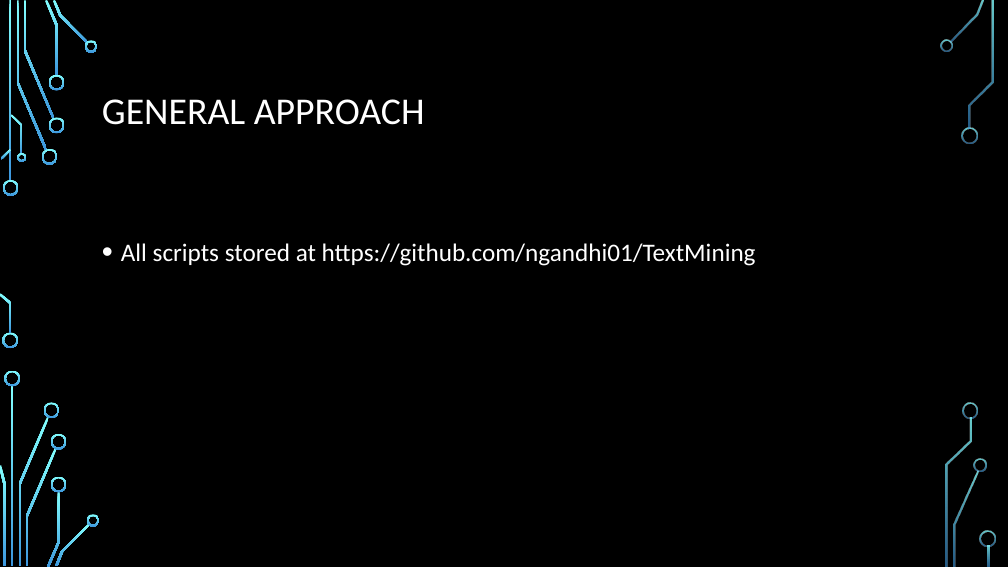
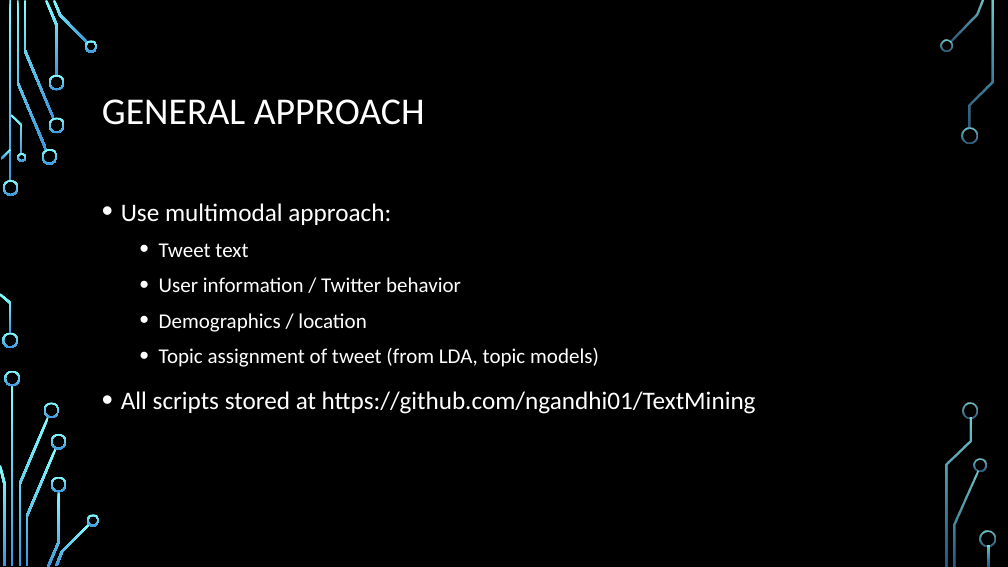
Before and after one commit to ngandhi01/TextMining, a slide deck: slide 4 of media/research_updates_2020-12-02.pptx. Drawn at 1008x567 pixels with LibreOffice and Linux fonts; fonts in the diff are those of the drawing; background and template pictures are left out. Boxes give left, top, right and bottom in pixels: in the first picture for what was removed or moved away, otherwise in the second. Text is boxed around its words. In the diff, an @@ line names an element or a change of style, - is before the commit and + after.

```diff
--- a/media/research_updates_2020-12-02.pptx
+++ b/media/research_updates_2020-12-02.pptx
@@ text at <box>121,203,599,367</box>: paragraphs added @@
+• Use multimodal approach:
+  • Tweet text
+  • User information / Twitter behavior
+  • Demographics / location
+  • Topic assignment of tweet (from LDA, topic models)
```
Also in this commit, not shown: 4 slides added, 1 slide removed, 11 other files.
